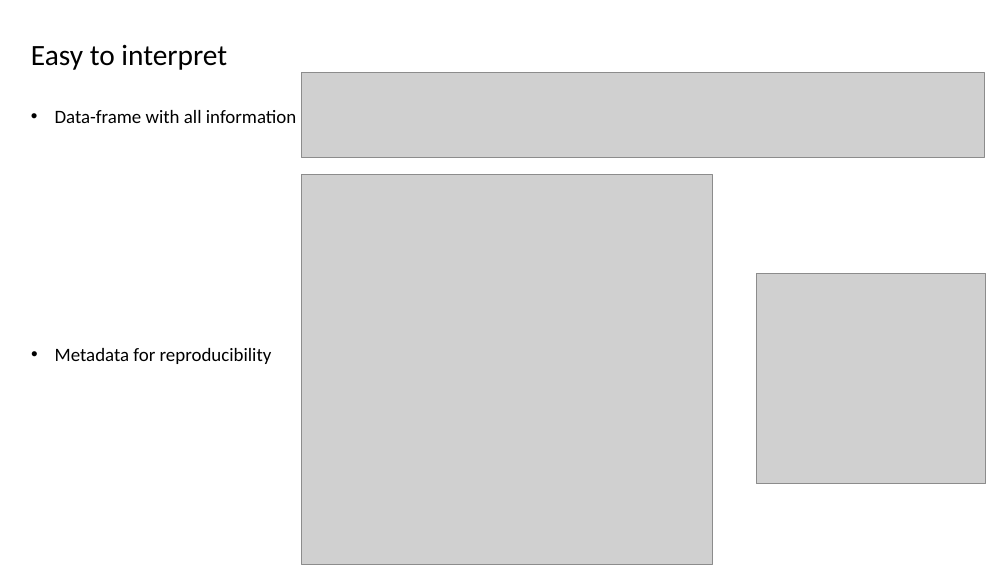
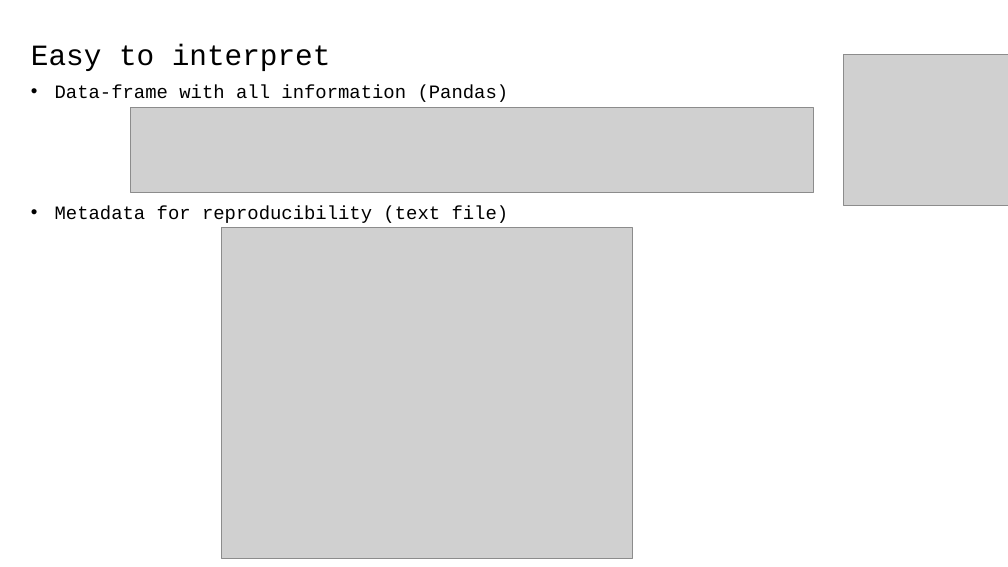
Before and after one commit to MunskyGroup/FISH_Processing, a slide deck: slide 5 of docs/module_presentation.pptx. Drawn at 1008x567 pixels with LibreOffice and Linux fonts; fonts in the diff are those of the drawing; grey boxes stand for pictures. Boxes give left, top, right and bottom in pixels: in the first picture for what was removed or moved away, otherwise in the second. Text is boxed around its words. In the diff, an @@ line names an element or a change of style, - is before the commit and + after.

```diff
--- a/docs/module_presentation.pptx
+++ b/docs/module_presentation.pptx
@@ text "Easy to interpret" at [31,44,331,71]: font Calibri to Courier New @@
@@ picture: place and size @@
-picture at [756,273,986,484]
+picture at [844,54,1008,206]
@@ text at [55,85,509,102]: text changed; font Calibri to Courier New @@
-• Data-frame with all information
+• Data-frame with all information (Pandas)
@@ picture: place and size @@
-picture at [302,73,985,157]
+picture at [130,107,813,192]
@@ text at [55,206,509,223]: text changed; font Calibri to Courier New @@
-• Metadata for reproducibility
+• Metadata for reproducibility (text file)
@@ picture: place and size @@
-picture at [302,174,712,564]
+picture at [222,228,632,559]
```
Also in this commit, not shown: 6 other slides changed, 2 other files.
